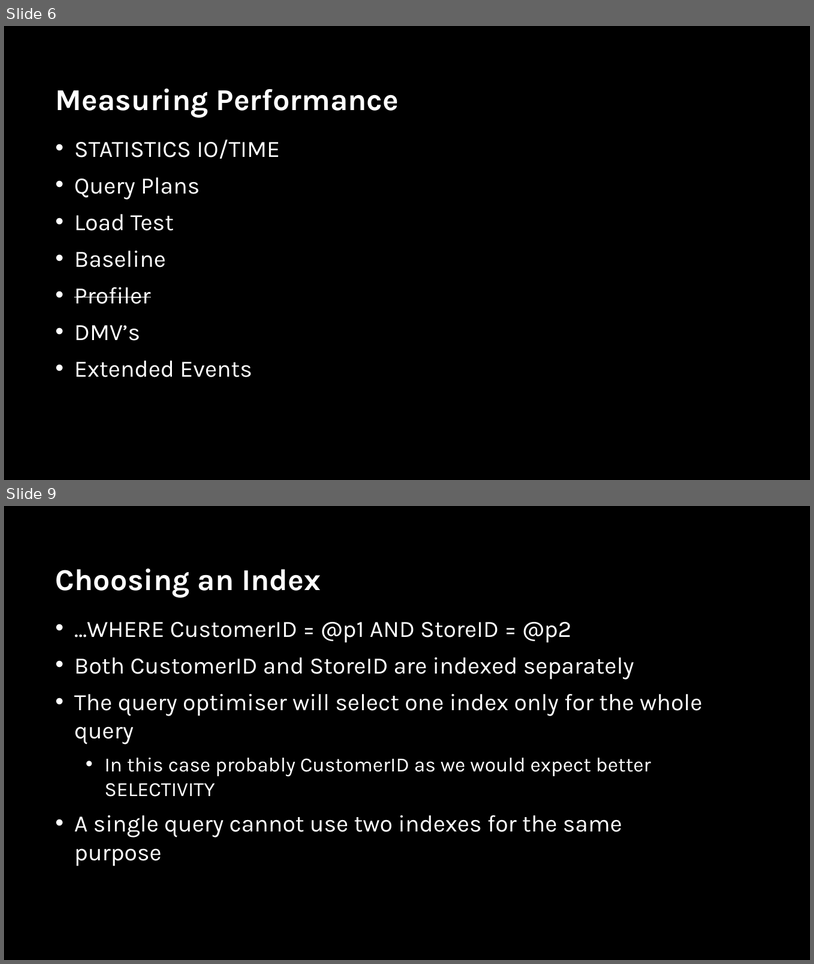
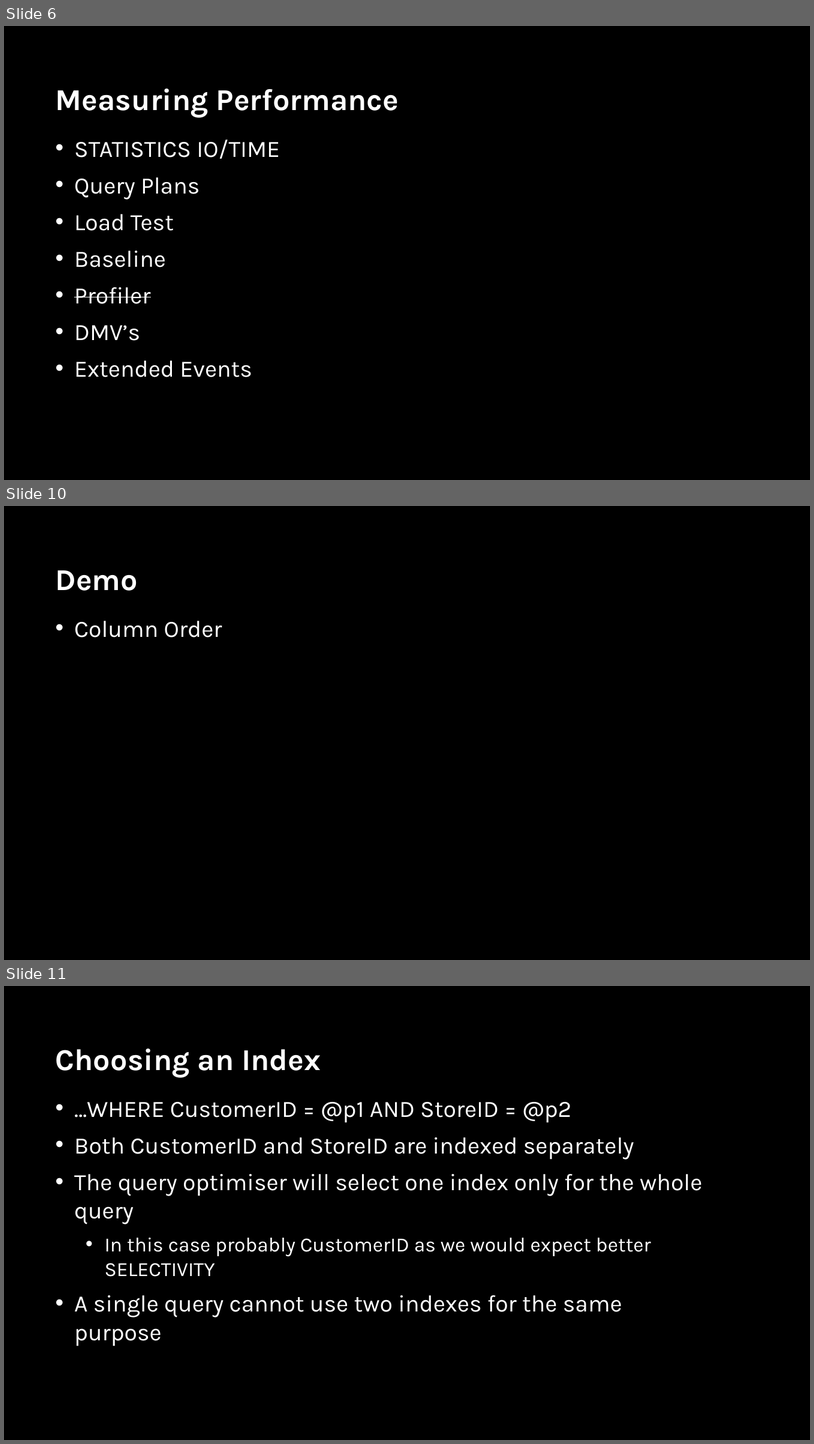
Before and after one commit to sabinio/SQLTraining, a slide deck: Slides/4. Performance.pptx. Shown one above the other, each under a label of ours: slides 6 and 9 before the commit, slides 6, 10 and 11 after it; the slides between them are not shown. The pictures are 814x964 and 814x1444 pixels, drawn with LibreOffice and Linux fonts; fonts in the diff are those of the drawing; background and template pictures are left out. Boxes give left, top, right and bottom in pixels: in the first picture for what was removed or moved away, otherwise in the second. Text is boxed around its words. In the diff, an @@ line names an element or a change of style, - is before the commit and + after.

```diff
--- a/Slides/4. Performance.pptx
+++ b/Slides/4. Performance.pptx
@@ slide 10 added at [4,506,810,960], background picture (left out) @@
@@ title added at [56,570,138,591], 36 pt, text #FFFFFF, bold @@
+Demo
@@ text added at [74,621,222,637], 28 pt, text #FFFFFF @@
+• Column Order
@@ what was slide 9 is now slide 11 @@
```
Also in this commit, not shown: 9 slides changed, 6 other slides added.
